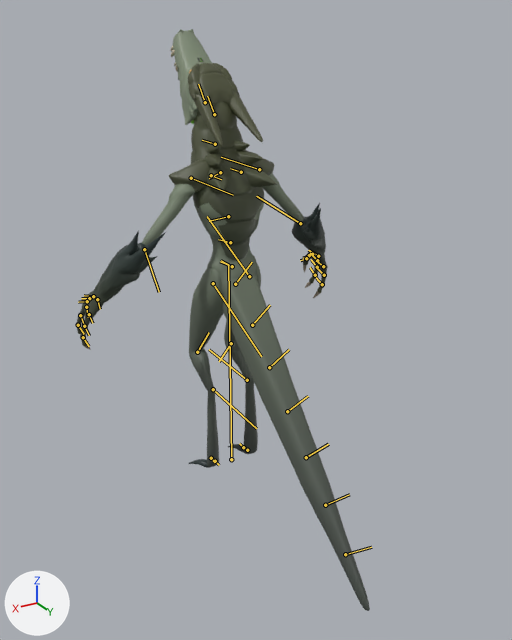
A saved change to the FBX model The Demon King/Assets/Art/PlayerCharacter/Animations/DragonDemon/A_DragonDemon_Land.fbx.
Rendered twice from a 50 mm camera at (1.78, 3.25, 2.53) aimed at (0.14, 0.53, 1.16). Every picture has the same lights, and +X, +Y and +Z are marked at lower left. Both versions are drawn at frame 2 of the action 'Take 001'; the numbers are the values there. The bones that bend it are drawn over the model as lines.

The first picture shows 'Adult_Arms', 'Adult_Body', 'Adult_Head', 'Adult_Legs'.
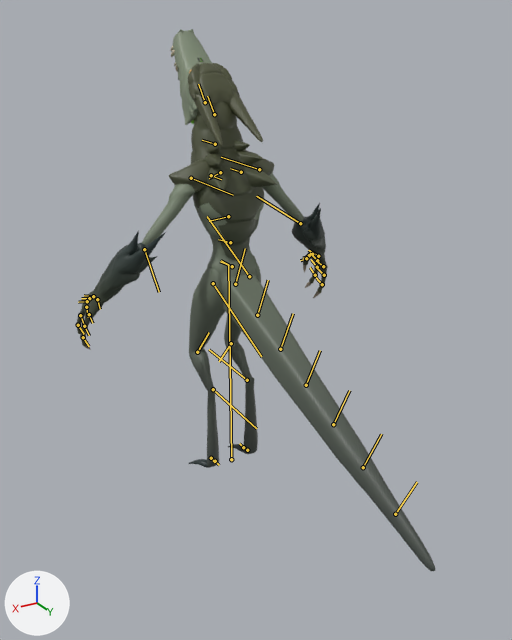
What the commit changed:
Bone 'DragonBind_tail1_JNT' (bone_dragonbind_tail1_jnt) turns from (0, 0, 0) to (0, 0, 21) degrees about its own x, y and z.

Where the change shows, as pixel boxes (x1, y1, x2, y2) in the pictures (512 x 640 px):
'Adult_Body', posed (33% wider, 7% shorter): before (175, 58, 370, 611); after (175, 58, 435, 571)
bone 'DragonBind_tail1_JNT', root to tip: before (235, 284) to (252, 262); after (235, 284) to (245, 248)
